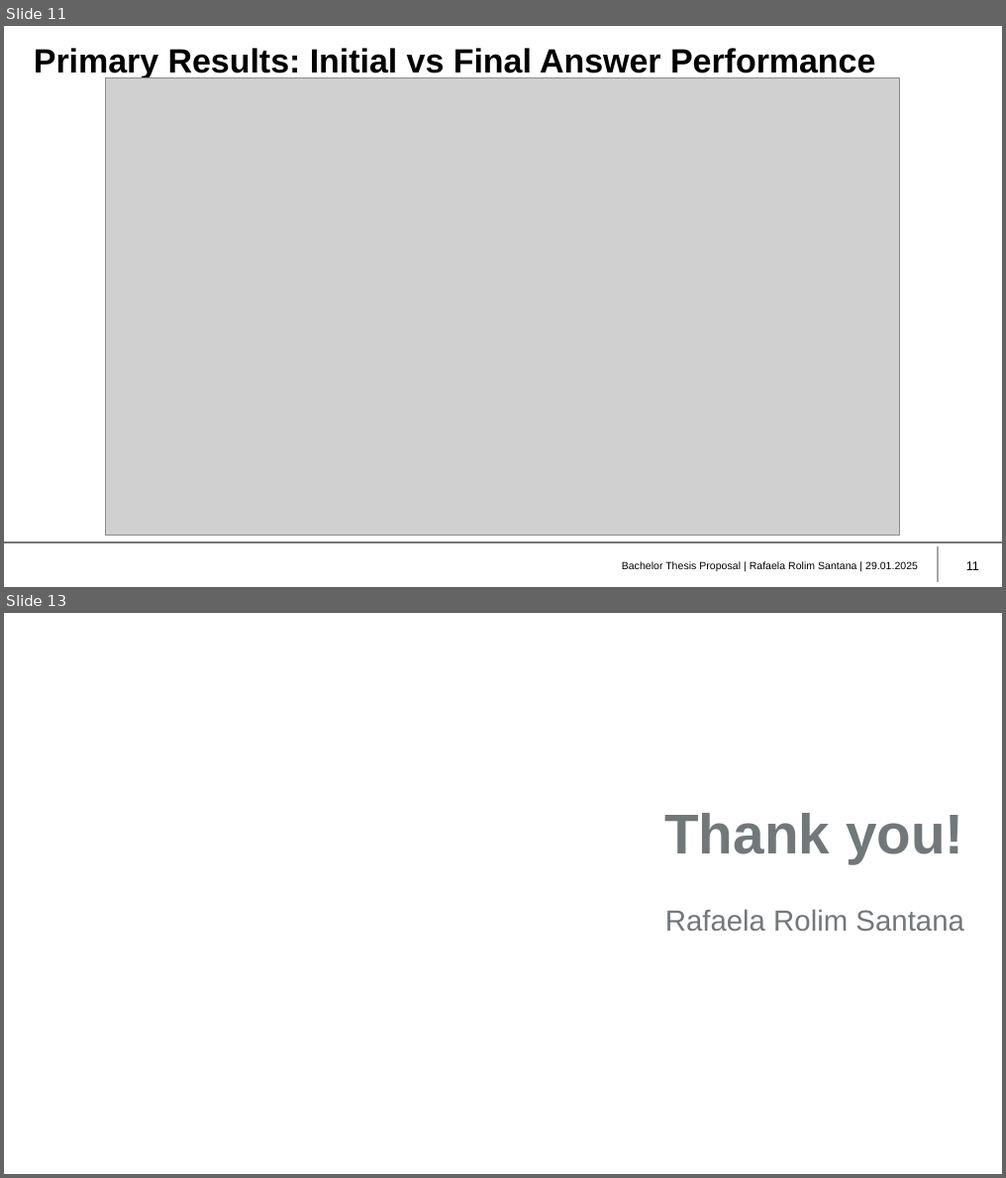
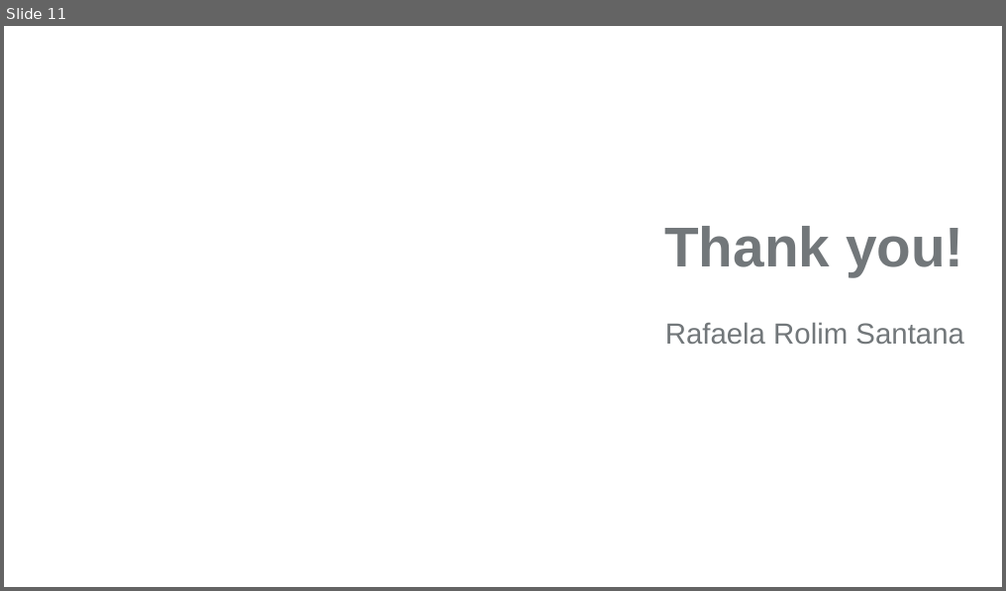
Before and after one commit to rafaelasantana/bachelor-thesis, a slide deck: QualityGates/QualityGate2_RafaelaRolimSantana/QG2-presentation.pptx. Shown one above the other, each under a label of ours: slides 11 and 13 before the commit, slide 11 after it; the slides between them are not shown. The pictures are 1006x1178 and 1006x591 pixels, drawn with LibreOffice and Linux fonts; fonts in the diff are those of the drawing; grey boxes stand for pictures; background and template pictures are left out. Boxes give left, top, right and bottom in pixels: in the first picture for what was removed or moved away, otherwise in the second. Text is boxed around its words. In the diff, an @@ line names an element or a change of style, - is before the commit and + after.

```diff
--- a/QualityGates/QualityGate2_RafaelaRolimSantana/QG2-presentation.pptx
+++ b/QualityGates/QualityGate2_RafaelaRolimSantana/QG2-presentation.pptx
@@ slide 11 removed at box(4, 26, 1002, 587), background #FFFFFF @@
@@ title removed at box(34, 48, 875, 78) @@
-Primary Results: Initial vs Final Answer Performance
@@ picture removed at box(106, 77, 899, 535) @@
@@ line removed from (4, 543) to (1002, 543) @@
@@ line removed from (938, 546) to (938, 582) @@
@@ text removed at box(622, 562, 918, 571) @@
-Bachelor Thesis Proposal | Rafaela Rolim Santana | 29.01.2025
@@ page number removed at box(966, 562, 979, 570) @@
-11
@@ what was slide 13 is now slide 11 @@
```
Also in this commit, not shown: 9 slides changed, 1 other slide removed, 28 other files.
